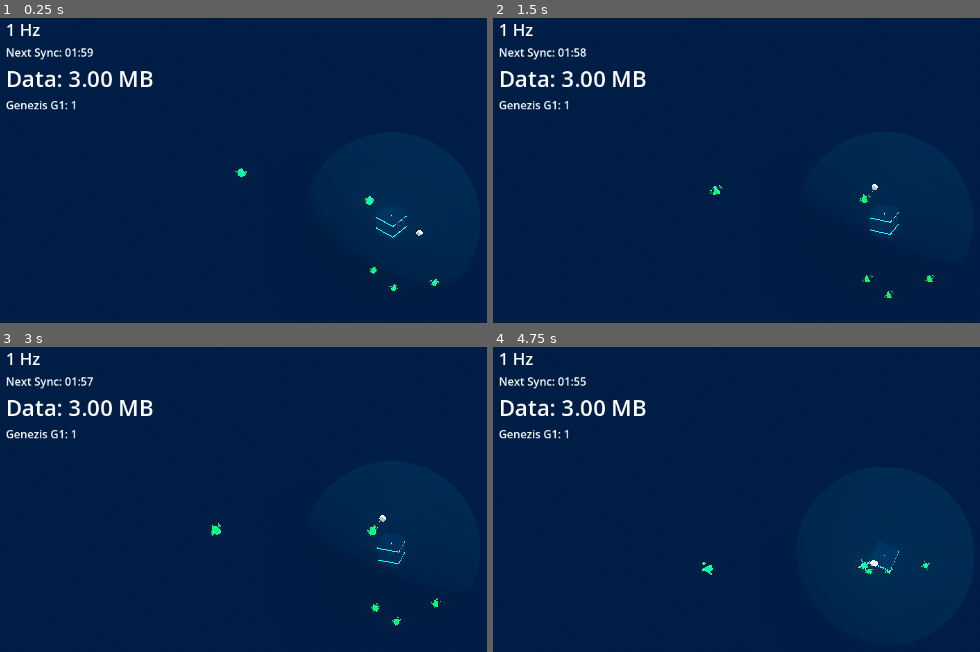
Above: before the commit, frames 1-4 (two rows, left to right).
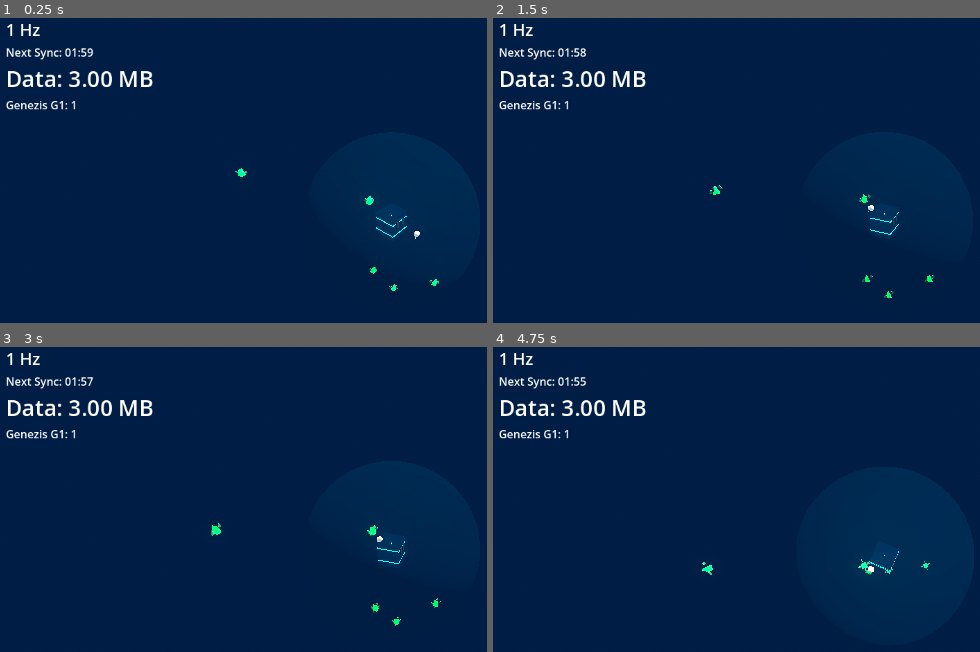
Above: after the commit, the same moments.

Repository: peterlavey/immanent
Game: Godot game, scene res://src/core/world/World.tscn
Same seed, same stepped clock (60 frames per second), same inputs: the game is played once before the commit and once after it. Sound files missing from this copy of the repository are replaced by a short silence.
Inputs (mouse positions are in pixels of both pictures, inside the frame that each line leads up to):
- Up to frame 1 (0.25 s): no input
- Up to frame 2 (1.5 s): tap Enter at 0.5 s; move the mouse to (outside the picture) at 0.52 s; click (outside the picture) at 0.67 s; drag from (726, 249) to (843, 316) at 1.27 s
- Up to frame 3 (3 s): tap Space at 2 s; move the mouse to (472, 459) at 2.02 s; click (472, 459) at 2.17 s; tap Enter at 2.75 s; drag from (350, 645) to (150, 490) at 2.77 s
- Up to frame 4 (4.75 s): tap Space at 3.5 s; move the mouse to (outside the picture) at 3.52 s; click (outside the picture) at 3.67 s; tap Enter at 4.25 s; drag from (643, 490) to (765, 444) at 4.27 s

The runs differ from the first frame. In frame 1, less than 0.1% of the frame differs, in the area x 85-87%, y 69-73%; in frame 2, less than 0.1%; in frame 3, less than 0.1%; in frame 4, less than 0.1%, in the area x 76-80%, y 69-74%.

Commit message:
Add `AudioManager` singleton and basic audio system: Integrate ambient music and SFX playback with Music and SFX buses, register `AudioManager` as Autoload, and implement sound for Genezis G1 and G2 generation.

Diff:
--- /dev/null
+++ b/default_bus_layout.tres
@@ -0,0 +1,24 @@
+[bus/1/name]
+"Music"
+[bus/1/solo]
+false
+[bus/1/mute]
+false
+[bus/1/bypass_fx]
+false
+[bus/1/volume_db]
+0.0
+[bus/1/send]
+"Master"
+[bus/2/name]
+"SFX"
+[bus/2/solo]
+false
+[bus/2/mute]
+false
+[bus/2/bypass_fx]
+false
+[bus/2/volume_db]
+0.0
+[bus/2/send]
+"Master"
--- a/project.godot
+++ b/project.godot
@@ -15,6 +15,14 @@
 config/features=PackedStringArray("4.6", "Forward Plus")
 config/icon="res://icon.svg"
 
+[audio]
+
+buses/default_bus_layout="res://default_bus_layout.tres"
+
+[autoload]
+
+AudioManager="*res://src/core/audio_manager/AudioManager.gd"
+
 [physics]
 
 3d/physics_engine="Jolt Physics"
--- /dev/null
+++ b/src/core/audio_manager/AudioManager.gd
@@ -0,0 +1,64 @@
+extends Node
+
+# AudioManager singleton for managing global music and SFX.
+# Registered as an Autoload.
+
+@onready var music_player: AudioStreamPlayer = AudioStreamPlayer.new()
+
+var music_bus: int = 0
+var sfx_bus: int = 0
+
+func _ready() -> void:
+	# Add the music player as a child to the singleton
+	add_child(music_player)
+
+	# Ensure music continues playing even when the game is paused
+	music_player.process_mode = Node.PROCESS_MODE_ALWAYS
+
+	# Set up the music player to use the "Music" bus
+	music_bus = AudioServer.get_bus_index("Music")
+	if music_bus == -1:
+		# Fallback if the bus doesn't exist yet (handled in project settings or bus layout)
+		music_player.bus = "Master"
+	else:
+		music_player.bus = "Music"
+
+	# Start background music if available
+	play_music("res://assets/audio/music/hope.mp3")
+
+func play_music(music_path: String) -> void:
+	if ResourceLoader.exists(music_path):
+		var stream = load(music_path)
+		if stream is AudioStream:
+			# Set the stream to loop if it's an MP3
+			if stream is AudioStreamMP3:
+				stream.loop = true
+
+			music_player.stream = stream
+			music_player.play()
+			print("AudioManager: Playing music from ", music_path)
+		else:
+			push_warning("AudioManager: Resource at ", music_path, " is not an AudioStream.")
+	else:
+		push_warning("AudioManager: Music file not found at ", music_path)
+
+func play_sfx(sfx_path: String, volume_db: float = 0.0) -> void:
+	if ResourceLoader.exists(sfx_path):
+		var stream = load(sfx_path)
+		if stream is AudioStream:
+			var sfx_player = AudioStreamPlayer.new()
+			add_child(sfx_player)
+			sfx_player.stream = stream
+			sfx_player.volume_db = volume_db
+
+			sfx_bus = AudioServer.get_bus_index("SFX")
+			if sfx_bus != -1:
+				sfx_player.bus = "SFX"
+
+			sfx_player.play()
+			# Clean up the SFX player when finished
+			sfx_player.finished.connect(sfx_player.queue_free)
+		else:
+			push_warning("AudioManager: Resource at ", sfx_path, " is not an AudioStream.")
+	else:
+		push_warning("AudioManager: SFX file not found at ", sfx_path)
--- a/src/core/world_manager/WorldManager.gd
+++ b/src/core/world_manager/WorldManager.gd
@@ -113,6 +113,7 @@
 	add_child(g2)
 	g2.global_position = pos
 	genezis_g2_spawned.emit(g2)
+	AudioManager.play_sfx("res://assets/audio/sfx/G2.mp3")
 
 	_g2_spawn_count += 1
 
@@ -179,3 +180,4 @@
 		sin(angle) * cos(elevation) * distance
 	)
 	genezis_spawned.emit(genezis)
+	AudioManager.play_sfx("res://assets/audio/sfx/G1.mp3")
Not shown, added: assets/audio/music/hope.mp3.import
Not shown, added: assets/audio/sfx/G1.mp3.import
Not shown, added: assets/audio/sfx/G2.mp3.import
Not shown, added: src/core/audio_manager/AudioManager.gd.uid
Not shown, added: assets/audio/music/hope.mp3
Not shown, added: assets/audio/sfx/G1.mp3
Not shown, added: assets/audio/sfx/G2.mp3
Not shown, changed: docs/plan.md
Not shown, changed: docs/requirements.md
Not shown, changed: docs/tasks.md
